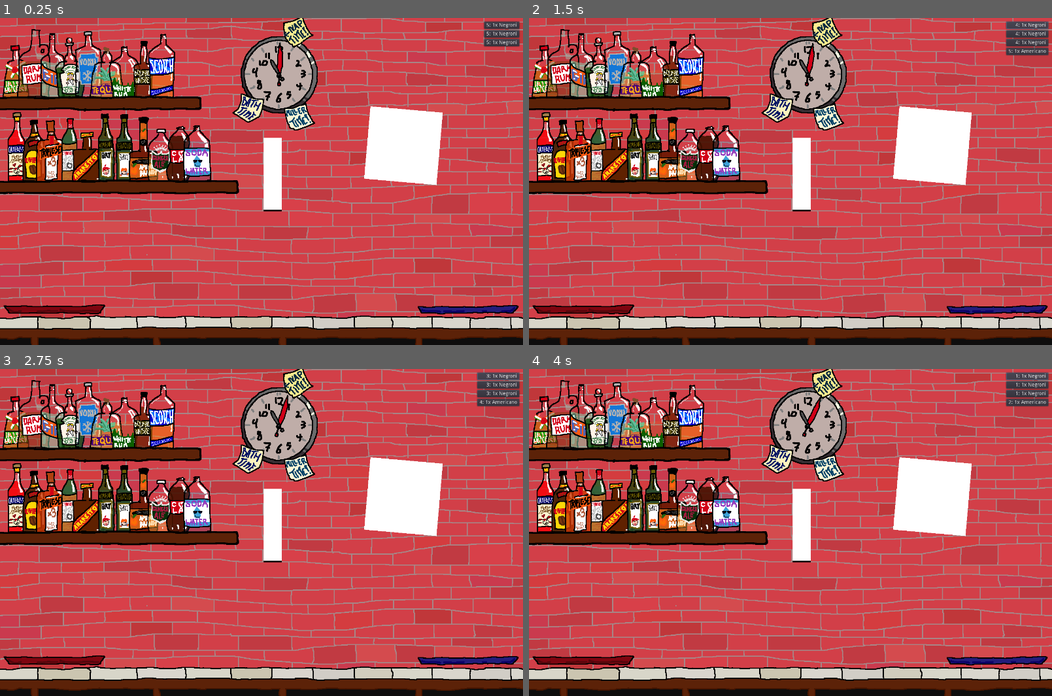
Above: before the commit, frames 1-4 (two rows, left to right).
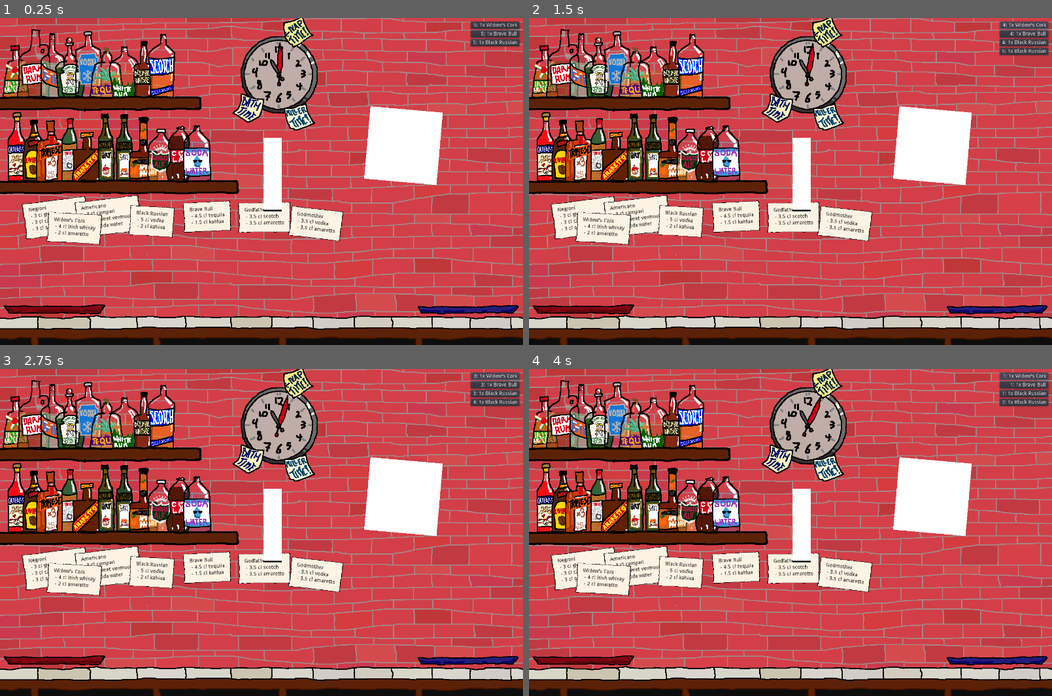
Above: after the commit, the same moments.

Repository: xavierholt/anyone-can-bartend
Game: Godot game, scene res://Bar.tscn
The game is run twice, just before and just after one commit, with the same random seed, the same clock (stepped at 60 frames per second) and the same inputs. The project has no main scene, so this scene is started directly.
Inputs:
- Up to frame 1 (0.25 s): no input
- Up to frame 2 (1.5 s): click "5: 1x Negroni" (after the commit: "5: 1x Widow's Cork") at 0.5 s; click "4: 1x Negroni" (after the commit: "4: 1x Widow's Cork") at 1.25 s
- Up to frame 3 (2.75 s): click "3: 1x Negroni" (after the commit: "3: 1x Widow's Cork") at 2 s
- Up to frame 4 (4 s): click "3: 1x Negroni" (after the commit: "3: 1x Brave Bull") at 2.75 s; click "2: 1x Negroni" (after the commit: "2: 1x Widow's Cork") at 3.5 s

The runs differ from the first frame. In frame 1, 6.1% of the frame differs, in the area x 4-99%, y 1-70%; in frame 2, 6.1%; in frame 3, 6.1%; in frame 4, 6.1%.

Commit message:
Recipe posters.

Diff:
--- a/Bar.gd
+++ b/Bar.gd
@@ -18,6 +18,26 @@
 		"campari":        3.0,
 		"sweet vermouth": 3.0,
 		"soda water":     1.0
+	}),
+	Recipe.new("Black Russian", {
+		"vodka":  5.0,
+		"kahlua": 2.0
+	}),
+	Recipe.new("Brave Bull", {
+		"tequila": 4.5,
+		"kahlua":  1.5
+	}),
+	Recipe.new("Godfather", {
+		"scotch":   3.5,
+		"amaretto": 3.5
+	}),
+	Recipe.new("Godmother", {
+		"vodka":    3.5,
+		"amaretto": 3.5
+	}),
+	Recipe.new("Widow's Cork", {
+		"irish whisky": 4.0,
+		"amaretto":     2.0
 	})
 ]
 
@@ -27,6 +47,21 @@
 
 	get_node("Timers/OrderTimer").connect("timeout", self, "tick")
 	get_node("Timers/LevelTimer").connect("timeout", self, "done")
+
+	var i = 0
+	var panel = load("res://NewWorldOrder.tscn")
+	var recps = get_node("Recipes")
+	for recipe in recipes:
+		var x = i % 6
+		var y = i / 6
+		var r = panel.instance()
+		r.set_recipe(recipe)
+		recps.add_child(r)
+		var p = Vector2(150*x + y%2*75, 20*y)
+		var q = Vector2(randf() * 10, randf() * 10)
+		r.position = p + q
+		r.rotation = randf() * 0.3 - 0.15
+		i += 1
 
 func _physics_process(delta):
 	if pouring: source.pour(target)
--- a/Bar.tscn
+++ b/Bar.tscn
@@ -122,6 +122,7 @@
 
 [node name="Bases" type="Node2D" parent="." index="4"]
 
+editor/display_folded = true
 position = Vector2( 45, 220 )
 _sections_unfolded = [ "Transform", "Z Index" ]
 
@@ -282,6 +283,7 @@
 
 [node name="Mixers" type="Node2D" parent="." index="5"]
 
+editor/display_folded = true
 position = Vector2( 45, 450 )
 _sections_unfolded = [ "Transform" ]
 
@@ -446,6 +448,7 @@
 
 [node name="Slot11" parent="Mixers" index="10" instance=ExtResource( 11 )]
 
+editor/display_folded = true
 position = Vector2( 500, 0 )
 _sections_unfolded = [ "Transform" ]
 
@@ -631,12 +634,17 @@
 centered = false
 _sections_unfolded = [ "Offset", "Transform" ]
 
-[node name="Store" parent="." index="10" instance=ExtResource( 38 )]
+[node name="Recipes" type="Node2D" parent="." index="10"]
+
+position = Vector2( 50, 500 )
+_sections_unfolded = [ "Transform" ]
+
+[node name="Store" parent="." index="11" instance=ExtResource( 38 )]
 
 position = Vector2( 751, 530 )
 sname = "Glass"
 
-[node name="Cursor" type="Node2D" parent="." index="11"]
+[node name="Cursor" type="Node2D" parent="." index="12"]
 
 editor/display_folded = true
 position = Vector2( 0, -1 )
@@ -645,7 +653,7 @@
 
 [node name="Holder" type="Node2D" parent="Cursor" index="0"]
 
-[node name="MarginContainer" type="MarginContainer" parent="." index="12"]
+[node name="MarginContainer" type="MarginContainer" parent="." index="13"]
 
 editor/display_folded = true
 anchor_left = 1.0
--- /dev/null
+++ b/Blackletter.tres
@@ -0,0 +1,13 @@
+[gd_resource type="Theme" format=2]
+
+[resource]
+
+Label/colors/font_color = Color( 0, 0, 0, 1 )
+Label/colors/font_color_shadow = Color( 0, 0, 0, 0 )
+Label/constants/line_spacing = 3
+Label/constants/shadow_as_outline = 0
+Label/constants/shadow_offset_x = 1
+Label/constants/shadow_offset_y = 1
+Label/fonts/font = null
+Label/styles/normal = null
+_sections_unfolded = [ "Label" ]
--- /dev/null
+++ b/NewWorldOrder.gd
@@ -0,0 +1,14 @@
+extends Node2D
+
+func label(text):
+	var l = Label.new()
+	l.set_theme(load("res://Blackletter.tres"))
+	l.set_text(text)
+	return l
+
+func set_recipe(r):
+	var list = get_node("Frame/List")
+	list.add_child(label(r.name))
+	for i in r.fluids:
+		var s = " - " + str(r.fluids[i]) + " cl " + i
+		list.add_child(label(s))
--- /dev/null
+++ b/NewWorldOrder.tscn
@@ -0,0 +1,63 @@
+[gd_scene load_steps=4 format=2]
+
+[ext_resource path="res://NewWorldOrder.gd" type="Script" id=1]
+[ext_resource path="res://Panels/Paper1.png" type="Texture" id=2]
+
+[sub_resource type="StyleBoxTexture" id=1]
+
+content_margin_left = 20.0
+content_margin_right = 20.0
+content_margin_top = 20.0
+content_margin_bottom = 20.0
+texture = ExtResource( 2 )
+region_rect = Rect2( 0, 0, 300, 300 )
+margin_left = 0.0
+margin_right = 0.0
+margin_top = 0.0
+margin_bottom = 0.0
+expand_margin_left = 0.0
+expand_margin_right = 0.0
+expand_margin_top = 0.0
+expand_margin_bottom = 0.0
+modulate_color = Color( 1, 1, 1, 1 )
+draw_center = true
+_sections_unfolded = [ "Content Margin" ]
+
+[node name="Paper" type="Node2D"]
+
+script = ExtResource( 1 )
+
+[node name="Frame" type="PanelContainer" parent="." index="0"]
+
+anchor_left = 0.0
+anchor_top = 0.0
+anchor_right = 0.0
+anchor_bottom = 0.0
+margin_right = 14.0
+margin_bottom = 14.0
+rect_pivot_offset = Vector2( 0, 0 )
+rect_clip_content = false
+mouse_filter = 0
+mouse_default_cursor_shape = 0
+size_flags_horizontal = 1
+size_flags_vertical = 1
+custom_styles/panel = SubResource( 1 )
+_sections_unfolded = [ "custom_styles" ]
+
+[node name="List" type="VBoxContainer" parent="Frame" index="0"]
+
+anchor_left = 0.0
+anchor_top = 0.0
+anchor_right = 0.0
+anchor_bottom = 0.0
+margin_left = 20.0
+margin_top = 20.0
+margin_right = 20.0
+margin_bottom = 20.0
+rect_pivot_offset = Vector2( 0, 0 )
+rect_clip_content = false
+mouse_filter = 1
+mouse_default_cursor_shape = 0
+size_flags_horizontal = 1
+size_flags_vertical = 1
+alignment = 0
Binary file added: Panels/Paper1.png
Binary file added: Panels/Paper2.png
